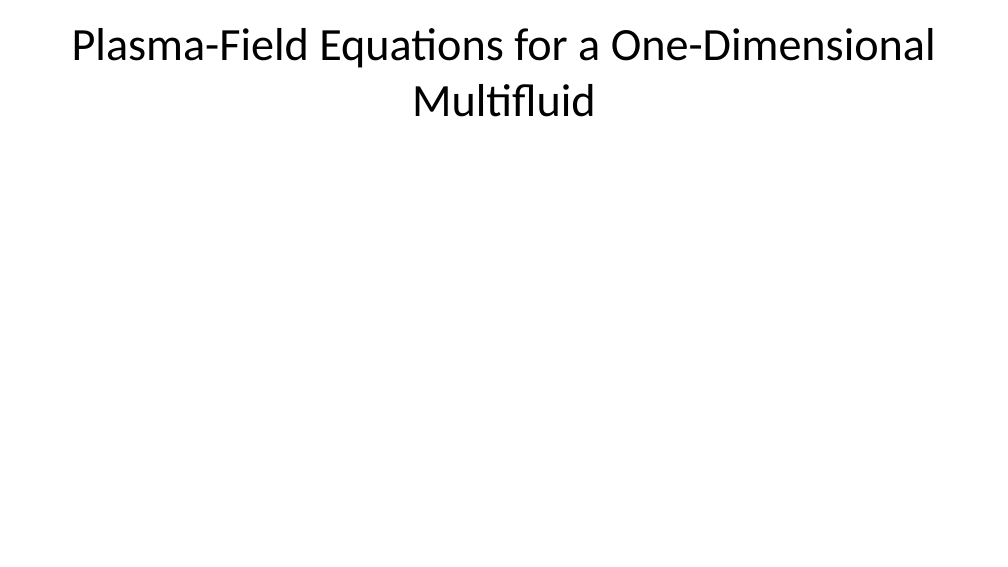
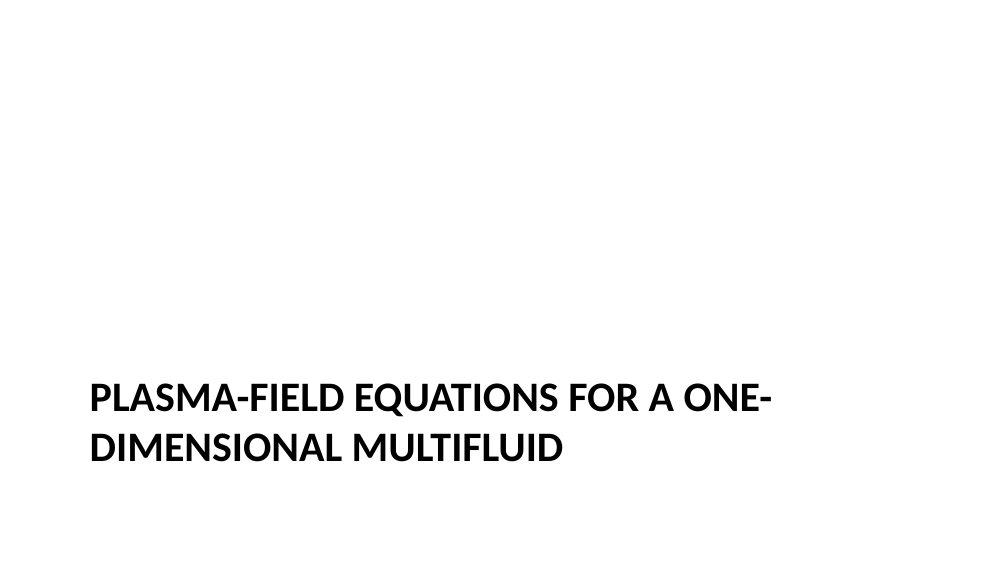
Before and after one commit to Beforerr/cs_theory, a slide deck: slide 7 of index.pptx (slide 3 before the commit). Drawn at 1008x567 pixels with LibreOffice and Linux fonts; fonts in the diff are those of the drawing. Boxes give left, top, right and bottom in pixels: in the first picture for what was removed or moved away, otherwise in the second. Text is boxed around its words. In the diff, an @@ line names an element or a change of style, - is before the commit and + after.

```diff
--- a/index.pptx
+++ b/index.pptx
@@ title "PLASMA-FIELD EQUATIONS FOR A ONE-DIMENSIONAL ..." at box(90, 383, 773, 462): vertical alignment middle to top @@
@@ title at box(90, 383, 773, 462): text changed; size 33 to 30 pt; bold on @@
-Plasma-Field Equations for a One-Dimensional Multifluid
+PLASMA-FIELD EQUATIONS FOR A ONE-DIMENSIONAL MULTIFLUID
```
Also in this commit, not shown: 3 other slides changed, 12 slides added, 1 slide removed, 30 other files.
